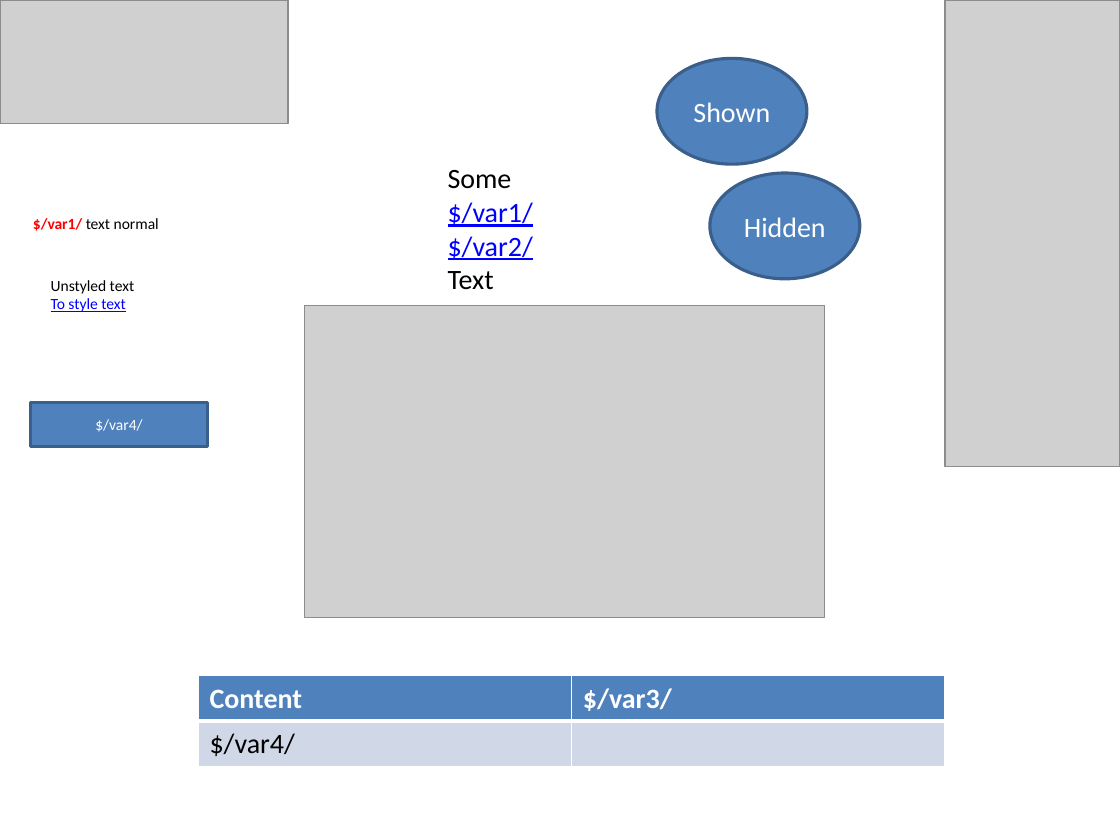
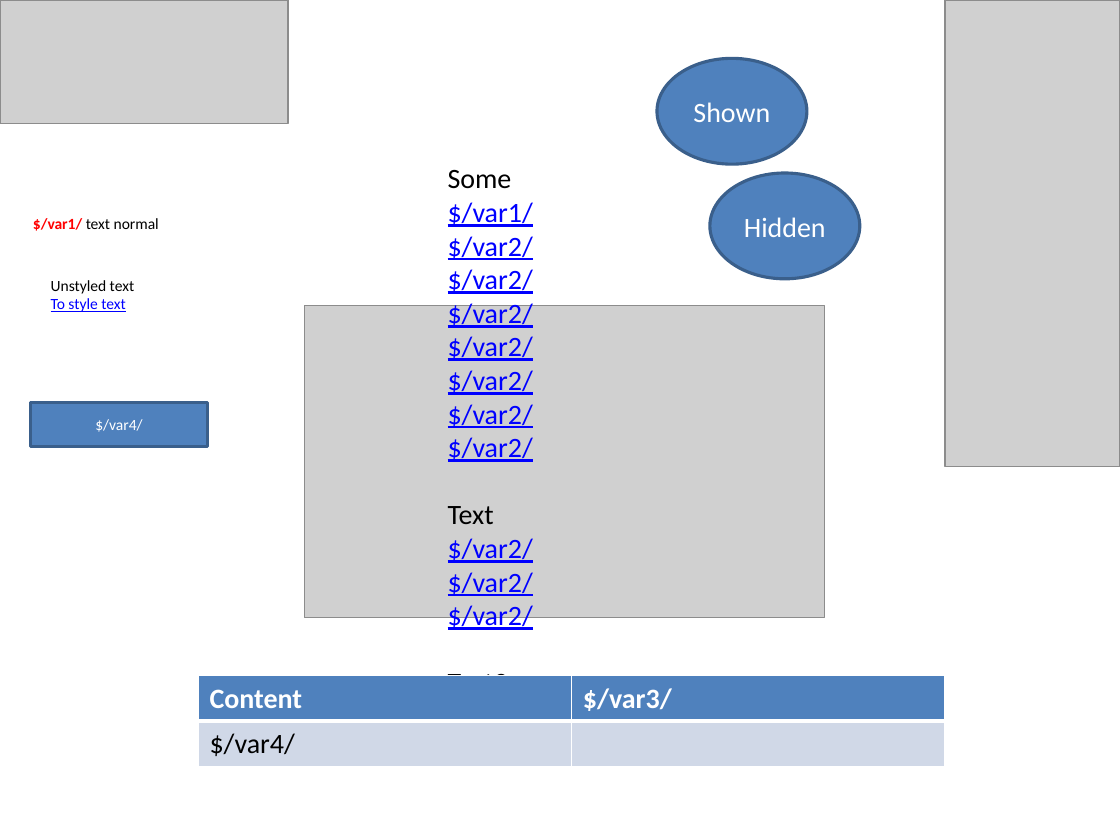
Before and after one commit to Coreoz/PPT-Templates, a slide deck: slide 1 of demo/src/main/resources/template.pptx. Drawn at 1120x840 pixels with LibreOffice and Linux fonts; fonts in the diff are those of the drawing; grey boxes stand for pictures. Boxes give left, top, right and bottom in pixels: in the first picture for what was removed or moved away, otherwise in the second. Text is boxed around its words. In the diff, an @@ line names an element or a change of style, - is before the commit and + after.

```diff
--- a/demo/src/main/resources/template.pptx
+++ b/demo/src/main/resources/template.pptx
@@ text at box(448, 269, 533, 462): paragraphs added @@
+$/var2/
+$/var2/
+$/var2/
+$/var2/
+$/var2/
+$/var2/
@@ text at box(448, 538, 533, 676): paragraphs added @@
+$/var2/
+$/var2/
+$/var2/
+Text3
```
Also in this commit, not shown: 1 other file.
